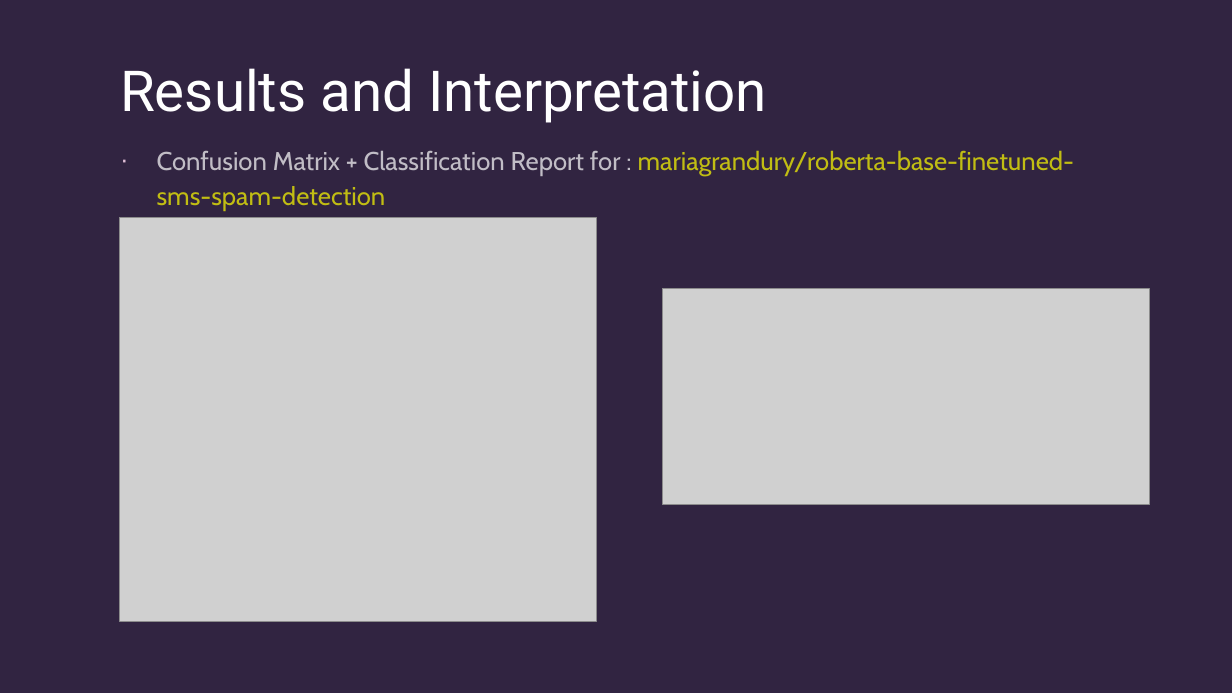
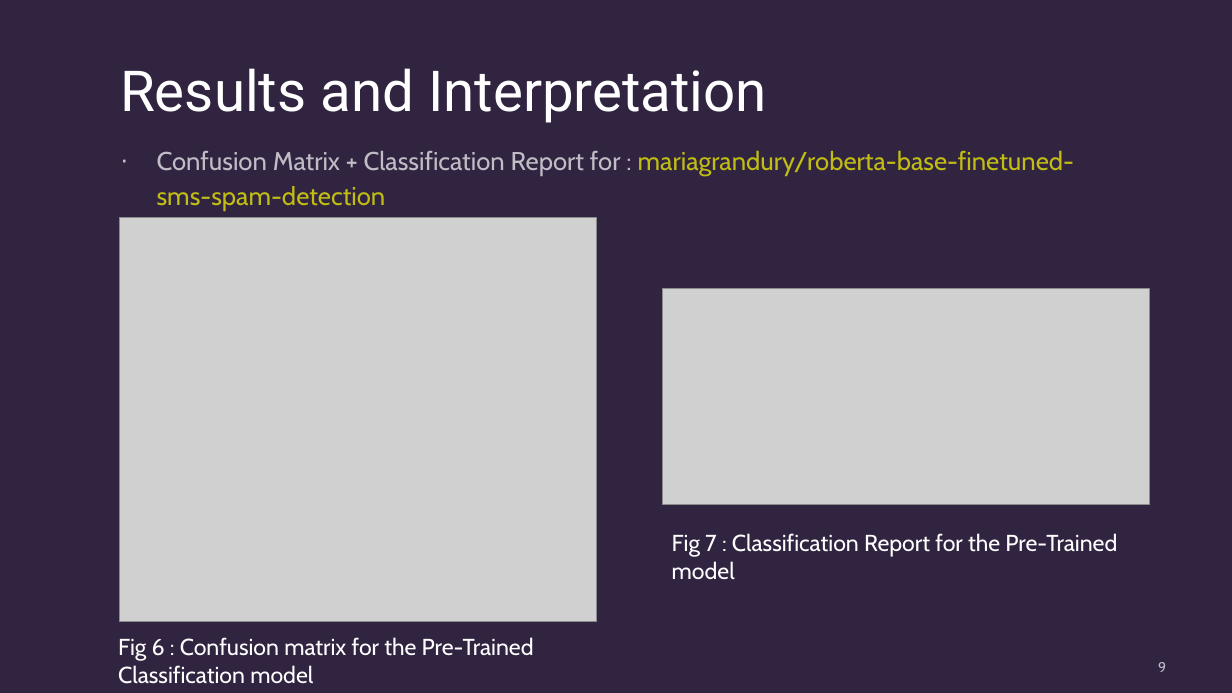
Before and after one commit to Ravindu97/AIResearchProject, a slide deck: slide 9 of MidPresentation/S17355 - Research Mid Presentation.pptx. Drawn at 1232x693 pixels with LibreOffice and Linux fonts; fonts in the diff are those of the drawing; grey boxes stand for pictures. Boxes give left, top, right and bottom in pixels: in the first picture for what was removed or moved away, otherwise in the second. Text is boxed around its words. In the diff, an @@ line names an element or a change of style, - is before the commit and + after.

Commit message:
added the custom model

```diff
--- a/MidPresentation/S17355 - Research Mid Presentation.pptx
+++ b/MidPresentation/S17355 - Research Mid Presentation.pptx
@@ text added at bbox=[672, 533, 1117, 580], 18 pt, text #FFFFFF @@
+Fig 7 : Classification Report for the Pre-Trained
+model
@@ text added at bbox=[118, 637, 534, 684], 18 pt, text #FFFFFF @@
+Fig 6 : Confusion matrix for the Pre-Trained
+Classification model
@@ page number added at bbox=[1158, 662, 1166, 672], 11 pt, text #FFFFFF at 70% opacity @@
+9
```
Also in this commit, not shown: 11 other slides changed, 3 other files.
